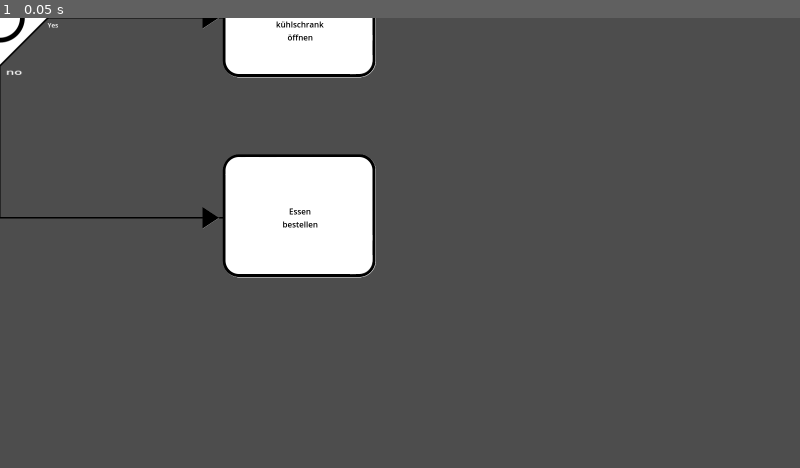
Above: before the commit, frame 1.
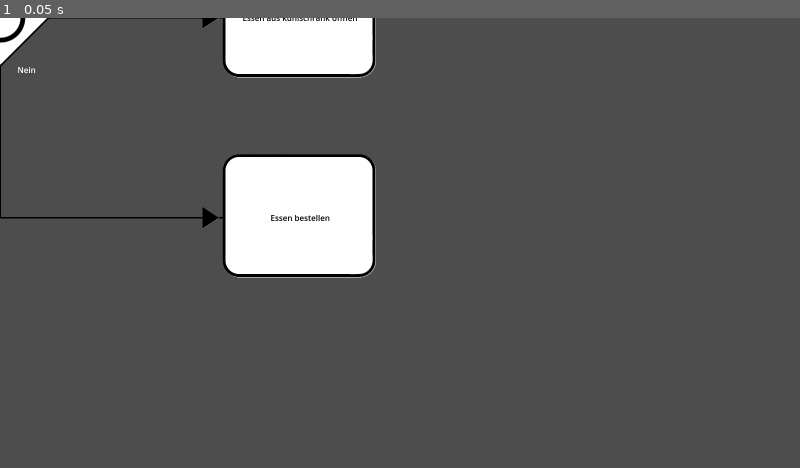
Above: after the commit, the same moment.

Repository: Beatlex/LLM-BPMN-Generator
Game: Godot game, scene res://Testing/TestFlow/TestFlowGateway.tscn
Same seed, same stepped clock (60 frames per second), same inputs: the game is played once before the commit and once after it. This scene is started directly instead of the project's main scene.
Inputs:
- Up to frame 1 (0.05 s): no input

The runs differ from the first frame. In frame 1, 0.4% of the frame differs, in the area x 0-45%, y 0-47%.

Commit message:
rendered first BPMN successfully

Diff:
--- a/GodotApp/BPMNAI/bpmnai-studio/Assets/bpmn/events/EndEvent2D.gd
+++ b/GodotApp/BPMNAI/bpmnai-studio/Assets/bpmn/events/EndEvent2D.gd
@@ -21,9 +21,8 @@
 @export var event_type: EventType = EventType.GENERIC:
 	set = _set_event_type
 
-@export var parent: String = ""
-@export var children: Array[String] = []
-@export var flows_to: Array[String] = []
+@export var parent: Array[String] = []
+
 
 ## -------------------------------------------------------------
 ## INTERNAL REFERENCES
@@ -76,9 +75,8 @@
 	element_name = element.get("name", "")
 	label.text   = element_name
 
-	parent      = element.get("parent", "")
-	children    = element.get("children", [])
-	flows_to    = element.get("flows_to", [])
+	parent      = element.get("parent", [])
+
 
 	# Typ mappen
 	var t = element.get("type", "")
--- a/GodotApp/BPMNAI/bpmnai-studio/Assets/bpmn/events/EndEvent2D.tscn
+++ b/GodotApp/BPMNAI/bpmnai-studio/Assets/bpmn/events/EndEvent2D.tscn
@@ -45,6 +45,6 @@
 position = Vector2(-163, 0)
 
 [node name="Area2D" type="CollisionShape2D" parent="Input/InputPort"]
-position = Vector2(1.8333588, 0)
-scale = Vector2(0.29830834, 0.5362802)
+position = Vector2(1.8333362, 0)
+scale = Vector2(0.0870023, 0.7150403)
 shape = SubResource("CircleShape2D_h1tgo")
--- a/GodotApp/BPMNAI/bpmnai-studio/Assets/bpmn/gateways/GatewayNode2D.gd
+++ b/GodotApp/BPMNAI/bpmnai-studio/Assets/bpmn/gateways/GatewayNode2D.gd
@@ -8,21 +8,30 @@
 @export var element_id: String = ""
 @export var element_name: String = ""
 
+# Neue Parameter (nicht invasiv)
+@export var element_output1: String = "Yes"
+@export var element_output2: String = "No"
+
+@export var element_parent_id: String = ""
+@export var element_children_ids: Array[String] = []
+
 @export var gateway_type: GatewayType = GatewayType.XOR:
 	set = _set_gateway_type
+
 
 ## -------------------------------------------------------------
 ## INTERNAL NODE REFERENCES
 ## -------------------------------------------------------------
 @onready var sprite: Sprite2D = $GatewayLogo
-@onready var label: Label   = $Label
+@onready var label: Label     = $Label
+# Output label nodes
+@onready var output_label_x: Label = $Output1
+@onready var output_label_y: Label = $Output2
 # Ports
-@onready var port_input: Area2D = $Input/InputPort
-@onready var port_output_x: Area2D = $OutputX/OutputPort
-@onready var port_output_y: Area2D = $OutputY/OutputPort
-# Output label nodes
-@onready var output_label_x: Label = $OutputX/Output1
-@onready var output_label_y: Label = $OutputY/Output2
+@onready var port_input: Area2D      = $Input/InputPort
+@onready var port_output_x: Area2D   = $OutputX/OutputPort
+@onready var port_output_y: Area2D   = $OutputY/OutputPort
+
 ## -------------------------------------------------------------
 ## TEXTURES
 ## -------------------------------------------------------------
@@ -31,13 +40,21 @@
 var tex_or    = preload("res://Assets/bpmn/gateways/OR_Gateway.png")
 var tex_empty = preload("res://Assets/bpmn/gateways/Gateway_Empty.png")
 
+
 ## -------------------------------------------------------------
 ## READY
 ## -------------------------------------------------------------
 func _ready():
 	_update_visuals()
+
+	# Haupttitel
 	if element_name != "":
 		label.text = element_name
+
+	# Output-Labels (mit Default)
+	output_label_x.text = element_output1 if element_output1 != "" else "Ja"
+	output_label_y.text = element_output2 if element_output2 != "" else "Nein"
+
 
 ## -------------------------------------------------------------
 ## SETTER (Fix für Editor Dropdown!)
@@ -46,14 +63,24 @@
 	gateway_type = value
 	_update_visuals()
 
+
 ## -------------------------------------------------------------
-## PUBLIC API – called by BPMNRenderer
+## PUBLIC API – setup from JSON
 ## -------------------------------------------------------------
 func setup_from_element(element: Dictionary) -> void:
 
-	element_id   = element.get("id", "")
-	element_name = element.get("name", "")
-	label.text   = element_name
+	element_id      = element.get("id", "")
+	element_name    = element.get("name", "")
+	label.text      = element_name
+
+	element_parent_id    = element.get("parent", "")
+	element_children_ids = element.get("children", [])
+
+	element_output1 = element.get("output1", element_output1)
+	element_output2 = element.get("output2", element_output2)
+
+	output_label_x.text = element_output1
+	output_label_y.text = element_output2
 
 	var t = element.get("type", "")
 
@@ -69,6 +96,7 @@
 
 	_update_visuals()
 
+
 ## -------------------------------------------------------------
 ## INTERNAL — Update visuals based on type
 ## -------------------------------------------------------------
@@ -79,15 +107,13 @@
 	match gateway_type:
 		GatewayType.XOR:
 			sprite.texture = tex_xor
-
 		GatewayType.AND:
 			sprite.texture = tex_and
-
 		GatewayType.OR:
 			sprite.texture = tex_or
-
 		GatewayType.EMPTY:
 			sprite.texture = tex_empty
+
 
 ## -------------------------------------------------------------
 ## PORT API
--- a/GodotApp/BPMNAI/bpmnai-studio/Assets/bpmn/gateways/gateway_node_2d.tscn
+++ b/GodotApp/BPMNAI/bpmnai-studio/Assets/bpmn/gateways/gateway_node_2d.tscn
@@ -13,7 +13,11 @@
 radius = 2.0
 
 [node name="GatewayNode2d" type="Node2D"]
+position = Vector2(1, 0)
 script = ExtResource("2_i4fo5")
+element_name = "Essen im Kühlschrank?"
+element_output1 = ""
+element_output2 = ""
 gateway_type = 2
 
 [node name="GatewayLogo" type="Sprite2D" parent="."]
@@ -25,16 +29,16 @@
 anchor_top = 1.0
 anchor_right = 0.5
 anchor_bottom = 1.0
-offset_left = -20.0
-offset_top = -128.0
-offset_right = 20.0
-offset_bottom = -105.0
+offset_left = -115.0
+offset_top = -142.0
+offset_right = 35.0
+offset_bottom = -119.0
 grow_horizontal = 2
 grow_vertical = 0
+scale = Vector2(1.5, 1.5)
 text = "Name"
 horizontal_alignment = 1
 vertical_alignment = 1
-autowrap_mode = 2
 metadata/_edit_use_anchors_ = true
 
 [node name="OutputX" type="Line2D" parent="."]
@@ -52,14 +56,6 @@
 scale = Vector2(1, 2)
 shape = SubResource("CircleShape2D_t46qg")
 
-[node name="Output1" type="Label" parent="OutputX"]
-offset_left = 117.0
-offset_top = 14.0
-offset_right = 144.0
-offset_bottom = 37.0
-scale = Vector2(18.168829, 2.0400014)
-text = "Yes"
-
 [node name="OutputY" type="Line2D" parent="."]
 position = Vector2(0, 81.00001)
 scale = Vector2(0.2, 0.107526794)
@@ -72,14 +68,6 @@
 [node name="Area2D" type="CollisionShape2D" parent="OutputY/OutputPort"]
 scale = Vector2(1.7, 1)
 shape = SubResource("CircleShape2D_xldx8")
-
-[node name="Output2" type="Label" parent="OutputY"]
-offset_left = 60.0
-offset_top = 148.80006
-offset_right = 80.0
-offset_bottom = 171.80006
-scale = Vector2(8.072052, 8.628012)
-text = "no"
 
 [node name="Input" type="Line2D" parent="."]
 position = Vector2(-89.00001, 0)
@@ -94,3 +82,39 @@
 position = Vector2(-11.580688, 0)
 scale = Vector2(1, 2)
 shape = SubResource("CircleShape2D_bu7s8")
+
+[node name="Output1" type="Label" parent="."]
+anchors_preset = 7
+anchor_left = 0.5
+anchor_top = 1.0
+anchor_right = 0.5
+anchor_bottom = 1.0
+offset_left = 107.0
+offset_top = -37.0
+offset_right = 147.0
+offset_bottom = -14.0
+grow_horizontal = 2
+grow_vertical = 0
+text = "Output1"
+horizontal_alignment = 1
+vertical_alignment = 1
+autowrap_mode = 2
+metadata/_edit_use_anchors_ = true
+
+[node name="Output2" type="Label" parent="."]
+anchors_preset = 7
+anchor_left = 0.5
+anchor_top = 1.0
+anchor_right = 0.5
+anchor_bottom = 1.0
+offset_left = 33.0
+offset_top = 92.0
+offset_right = 73.0
+offset_bottom = 115.0
+grow_horizontal = 2
+grow_vertical = 0
+text = "Output2"
+horizontal_alignment = 1
+vertical_alignment = 1
+autowrap_mode = 2
+metadata/_edit_use_anchors_ = true
--- a/GodotApp/BPMNAI/bpmnai-studio/Assets/bpmn/nodes/FlowLine2D.tscn
+++ b/GodotApp/BPMNAI/bpmnai-studio/Assets/bpmn/nodes/FlowLine2D.tscn
@@ -12,7 +12,7 @@
 joint_mode = 1
 
 [node name="ArrowHead" type="Sprite2D" parent="."]
-position = Vector2(24, 0)
+position = Vector2(3, 0)
 scale = Vector2(0.3, 0.3)
 texture = ExtResource("2_hadh3")
 region_enabled = true
--- a/GodotApp/BPMNAI/bpmnai-studio/Assets/bpmn/tasks/TaskNode2D.gd
+++ b/GodotApp/BPMNAI/bpmnai-studio/Assets/bpmn/tasks/TaskNode2D.gd
@@ -1,7 +1,7 @@
 extends Node2D
 
 ## -------------------------------------------------------------
-## ENUM – Welche Task-Art soll das Icon bestimmen?
+## ENUM – Welche Task-Art bestimmt das Icon
 ## -------------------------------------------------------------
 enum TaskType {
 	EMPTY,
@@ -18,14 +18,19 @@
 @export var element_id: String = ""
 @export var element_name: String = ""
 
+# Auto-Assign: Default IMMER EMPTY
 @export var task_type: TaskType = TaskType.EMPTY:
 	set = _set_task_type
+
+@export var element_parent_id: String = ""
+@export var element_children_ids: Array[String] = []
+
 
 ## -------------------------------------------------------------
 ## INTERNAL NODE REFERENCES
 ## -------------------------------------------------------------
 @onready var sprite: Sprite2D = $TaskLogo
-@onready var label: Label   = $Label
+@onready var label: Label     = $Label
 
 # Ports
 @onready var port_input: Area2D  = $Input/InputPort
@@ -35,18 +40,20 @@
 ## -------------------------------------------------------------
 ## TEXTURES
 ## -------------------------------------------------------------
-var tex_empty               = preload("res://Assets/bpmn/tasks/Task_EmptyTemplate.png")
-var tex_manual              = preload("res://Assets/bpmn/tasks/Task_Manual.png")
-var tex_receive             = preload("res://Assets/bpmn/tasks/Task_Receive.png")
+var tex_empty                = preload("res://Assets/bpmn/tasks/Task_EmptyTemplate.png")
+var tex_manual               = preload("res://Assets/bpmn/tasks/Task_Manual.png")
+var tex_receive              = preload("res://Assets/bpmn/tasks/Task_Receive.png")
 var tex_receive_instantiated = preload("res://Assets/bpmn/tasks/Task_Receive_instantiated.png")
-var tex_script              = preload("res://Assets/bpmn/tasks/Task_Script.png")
-var tex_service             = preload("res://Assets/bpmn/tasks/Task_Service.png")
+var tex_script               = preload("res://Assets/bpmn/tasks/Task_Script.png")
+var tex_service              = preload("res://Assets/bpmn/tasks/Task_Service.png")
+
 
 ## -------------------------------------------------------------
 ## READY
 ## -------------------------------------------------------------
 func _ready():
 	_update_visuals()
+
 	if element_name != "":
 		label.text = element_name
 
@@ -58,8 +65,9 @@
 	task_type = value
 	_update_visuals()
 
+
 ## -------------------------------------------------------------
-## PUBLIC API – Für den Renderer
+## PUBLIC API – setup from JSON
 ## -------------------------------------------------------------
 func setup_from_element(element: Dictionary) -> void:
 
@@ -67,6 +75,10 @@
 	element_name = element.get("name", "")
 	label.text   = element_name
 
+	element_parent_id    = element.get("parent", "")
+	element_children_ids = element.get("children", [])
+
+	# Auto-Assign fallback: EMPTY
 	var t = element.get("type", "")
 
 	match t:
@@ -81,9 +93,10 @@
 		"task_service":
 			task_type = TaskType.SERVICE
 		_:
-			task_type = TaskType.EMPTY
+			task_type = TaskType.EMPTY   # Always fallback
 
 	_update_visuals()
+
 
 ## -------------------------------------------------------------
 ## INTERNAL – Updated the proper icon
@@ -106,8 +119,9 @@
 		TaskType.SERVICE:
 			sprite.texture = tex_service
 
+
 ## -------------------------------------------------------------
-## PORT API – Konsistent zum Gateway!
+## PORT API – Konsistent zum Gateway
 ## -------------------------------------------------------------
 func get_input_ports() -> Array:
 	return [port_input]
--- a/GodotApp/BPMNAI/bpmnai-studio/Assets/bpmn/tasks/TaskNode2D.tscn
+++ b/GodotApp/BPMNAI/bpmnai-studio/Assets/bpmn/tasks/TaskNode2D.tscn
@@ -12,7 +12,6 @@
 [node name="TaskNode2D" type="Node2D"]
 script = ExtResource("1_fpxuv")
 element_name = "Test LNO"
-task_type = 5
 
 [node name="TaskLogo" type="Sprite2D" parent="."]
 position = Vector2(2, 0)
@@ -36,7 +35,6 @@
 theme_override_colors/font_color = Color(0, 0, 0, 1)
 horizontal_alignment = 1
 vertical_alignment = 1
-autowrap_mode = 2
 metadata/_edit_use_anchors_ = true
 
 [node name="Output" type="Line2D" parent="."]
--- a/GodotApp/BPMNAI/bpmnai-studio/Scripts/engine/layout/LayoutEngine.gd
+++ b/GodotApp/BPMNAI/bpmnai-studio/Scripts/engine/layout/LayoutEngine.gd
@@ -103,3 +103,61 @@
 		pts.append(end)
 
 	return pts
+
+	# -------------------------------------------------------------------
+# 5) Merge-Routing für Ziele mit mehreren eingehenden Flows
+# -------------------------------------------------------------------
+func route_merge_to_target(
+		source_nodes: Array,
+		source_ports: Array,
+		target_node,
+		target_port: Area2D
+	) -> Dictionary:
+
+	var result := {}
+
+	# 1) Alle Startpositionen sammeln
+	var starts: Array = []
+	for i in range(source_nodes.size()):
+		starts.append(source_nodes[i].get_port_global_position(source_ports[i]))
+
+	# 2) Zielposition
+	var end_pos: Vector2 = target_node.get_port_global_position(target_port)
+
+	# 3) Halbpunkt der horizontalen Strecke
+	#    -> Stränge laufen bis zur Hälfte parallel
+	var max_start_x := -999999.0
+	for s in starts:
+		if s.x > max_start_x:
+			max_start_x = s.x
+
+	var half_x = lerp(max_start_x, end_pos.x, 0.5)
+
+	# 4) Merge-Y = Mittelwert aller Starts
+	var sum_y := 0.0
+	for s in starts:
+		sum_y += s.y
+	var merge_y := sum_y / starts.size()
+
+	# 5) Für jeden Startpfad erzeugen
+	for i in range(starts.size()):
+		var s: Vector2 = starts[i]
+		var pts := PackedVector2Array()
+
+		# 1. Startpunkt
+		pts.append(s)
+
+		# 2. Erst bis zur halben Strecke (parallel!)
+		var half_point := Vector2(half_x, s.y)
+		pts.append(half_point)
+
+		# 3. Von halber Strecke auf Merge-Y
+		var merge_point := Vector2(half_x, merge_y)
+		pts.append(merge_point)
+
+		# 4. Von dort direkt in den EndEvent-Port
+		pts.append(end_pos)
+
+		result[source_nodes[i]] = pts
+
+	return result
--- /dev/null
+++ b/GodotApp/BPMNAI/bpmnai-studio/Testing/TestFlow/TestBPMNDiagram.gd
@@ -0,0 +1,104 @@
+extends Node2D
+
+@onready var layout       : LayoutEngine = $LayoutEngine
+@onready var start_event                = $StartEvent
+@onready var task_a                     = $TaskA
+@onready var gateway                    = $Gateway
+@onready var task_yes                   = $TaskYes
+@onready var task_no                    = $TaskNo
+@onready var end_event                  = $EndEvent
+
+@onready var flow_start_task  = $Flow_Start_Task
+@onready var flow_task_gw     = $Flow_Task_Gateway
+@onready var flow_gw_yes      = $Flow_GW_Yes
+@onready var flow_gw_no       = $Flow_GW_No
+@onready var flow_yes_end     = $Flow_Yes_End
+@onready var flow_no_end      = $Flow_No_End
+
+
+func _ready():
+	_set_positions()
+
+	# 1) Start → TaskA
+	_connect_flow(flow_start_task, start_event, 0, task_a, 0)
+
+	# 2) TaskA → Gateway
+	_connect_flow(flow_task_gw, task_a, 0, gateway, 0)
+
+	# 3) Gateway → TaskYes (X-Output)
+	_connect_flow(flow_gw_yes, gateway, 0, task_yes, 0)
+
+	# 4) Gateway → TaskNo (Y-Output)
+	_connect_flow(flow_gw_no, gateway, 1, task_no, 0)
+
+	# 5) TaskYes → EndEvent  (wird gleich überschrieben)
+	_connect_flow(flow_yes_end, task_yes, 0, end_event, 0)
+
+	# 6) TaskNo → EndEvent   (wird gleich überschrieben)
+	_connect_flow(flow_no_end, task_no, 0, end_event, 0)
+
+	# 7) Nun den Merge anwenden → überschreibt die Endlinien
+	_connect_end_merges()
+
+func _set_positions():
+
+	# BPMN-friendly margins
+	var H_SPACING := 400     # horizontal spacing between elements
+	var V_SPACING := 400     # vertical spacing for branches
+
+	# Start lane (Y = 200)
+	var Y_MAIN := 200
+
+	# Branch lane (No = below)
+	var Y_BRANCH := Y_MAIN + V_SPACING   # → 600
+
+	# 1) Start Event
+	start_event.position = Vector2(100, Y_MAIN)
+
+	# 2) Task A
+	task_a.position = start_event.position + Vector2(H_SPACING, 0)
+
+	# 3) Gateway
+	gateway.position = task_a.position + Vector2(H_SPACING, 0)
+
+	# 4) YES Task (Gerade Linie)
+	task_yes.position = gateway.position + Vector2(H_SPACING + 200, 0)
+
+	# 5) NO Task (ein Strang tiefer)
+	task_no.position = gateway.position + Vector2(H_SPACING + 200, V_SPACING)
+
+	# 6) End Event mittig zwischen yes/no
+	var end_x = task_yes.position.x + H_SPACING
+	var end_y = (task_yes.position.y + task_no.position.y) / 2.0  # Durchschnitt
+
+	end_event.position = Vector2(end_x, end_y)
+
+
+
+func _connect_flow(flow: Node2D, from_node, from_out_idx: int, to_node, to_in_idx: int):
+	var out_port: Area2D = from_node.get_output_ports()[from_out_idx]
+	var in_port : Area2D = to_node.get_input_ports()[to_in_idx]
+
+	# nutzt die rückwärtskompatible Variante:
+	# route_between_ports(source_port, target_port, flow_line)
+	layout.route_between_ports(out_port, in_port, flow)
+
+func _connect_end_merges():
+	var sources = [task_yes, task_no]
+	var ports   = [
+		task_yes.get_output_ports()[0],
+		task_no.get_output_ports()[0]
+	]
+
+	var end_port = end_event.get_input_ports()[0]
+
+	var merged := layout.route_merge_to_target(
+		sources,
+		ports,
+		end_event,
+		end_port
+	)
+
+	# jetzt setzen wir die Flow-Linien
+	flow_yes_end.setup( merged[task_yes] )
+	flow_no_end.setup( merged[task_no] )
--- /dev/null
+++ b/GodotApp/BPMNAI/bpmnai-studio/Testing/TestFlow/TestBPMNDiagram.tscn
@@ -0,0 +1,54 @@
+[gd_scene load_steps=8 format=3 uid="uid://htc6dv6fkasm"]
+
+[ext_resource type="Script" uid="uid://dje4amhfmtlcs" path="res://Testing/TestFlow/TestBPMNDiagram.gd" id="1_7t2tb"]
+[ext_resource type="Script" uid="uid://cjor4fffx3mqm" path="res://Scripts/engine/layout/LayoutEngine.gd" id="2_mawia"]
+[ext_resource type="PackedScene" uid="uid://d3p008xqba2lp" path="res://Assets/bpmn/events/StartEvent2D.tscn" id="3_1xp7o"]
+[ext_resource type="PackedScene" uid="uid://cdu8h4mxpafr6" path="res://Assets/bpmn/tasks/TaskNode2D.tscn" id="4_7uaod"]
+[ext_resource type="PackedScene" uid="uid://brsep0cjwxvvu" path="res://Assets/bpmn/gateways/gateway_node_2d.tscn" id="5_kse2x"]
+[ext_resource type="PackedScene" uid="uid://ckgxtpcj6g6yn" path="res://Assets/bpmn/events/EndEvent2D.tscn" id="6_fnykw"]
+[ext_resource type="PackedScene" uid="uid://c7orbi1jay6mb" path="res://Assets/bpmn/nodes/FlowLine2D.tscn" id="7_mawia"]
+
+[node name="TestBpmnDiagram" type="Node2D"]
+script = ExtResource("1_7t2tb")
+
+[node name="LayoutEngine" type="Node" parent="."]
+script = ExtResource("2_mawia")
+
+[node name="StartEvent" parent="." instance=ExtResource("3_1xp7o")]
+element_id = "0"
+
+[node name="Flow_Start_Task" parent="." instance=ExtResource("7_mawia")]
+
+[node name="TaskA" parent="." instance=ExtResource("4_7uaod")]
+element_id = "1"
+element_name = "Kühlschrank Checken"
+task_type = 1
+
+[node name="Flow_Task_Gateway" parent="." instance=ExtResource("7_mawia")]
+
+[node name="Gateway" parent="." instance=ExtResource("5_kse2x")]
+element_id = "2"
+element_name = "Ist Essen vorhanden?"
+
+[node name="Flow_GW_Yes" parent="." instance=ExtResource("7_mawia")]
+
+[node name="TaskYes" parent="." instance=ExtResource("4_7uaod")]
+element_id = "3"
+element_name = "Essen aus Kühlschrank holen."
+
+[node name="Flow_GW_No" parent="." instance=ExtResource("7_mawia")]
+
+[node name="TaskNo" parent="." instance=ExtResource("4_7uaod")]
+element_id = "3.1"
+element_name = "Essen bestellen"
+
+[node name="Flow_Yes_End" parent="." instance=ExtResource("7_mawia")]
+
+[node name="Flow_No_End" parent="." instance=ExtResource("7_mawia")]
+
+[node name="EndEvent" parent="." instance=ExtResource("6_fnykw")]
+element_id = "4"
+
+[node name="Camera2D" type="Camera2D" parent="."]
+offset = Vector2(900, 400)
+zoom = Vector2(0.6, 0.6)
--- a/GodotApp/BPMNAI/bpmnai-studio/bpmn/model/BPMNElement.gd
+++ /dev/null
@@ -1,11 +0,0 @@
-extends Node
-
-
-# Called when the node enters the scene tree for the first time.
-func _ready() -> void:
-	pass # Replace with function body.
-
-
-# Called every frame. 'delta' is the elapsed time since the previous frame.
-func _process(delta: float) -> void:
-	pass
--- a/GodotApp/BPMNAI/bpmnai-studio/bpmn/model/BPMNFlow.gd
+++ /dev/null
@@ -1,11 +0,0 @@
-extends Node
-
-
-# Called when the node enters the scene tree for the first time.
-func _ready() -> void:
-	pass # Replace with function body.
-
-
-# Called every frame. 'delta' is the elapsed time since the previous frame.
-func _process(delta: float) -> void:
-	pass
--- a/GodotApp/BPMNAI/bpmnai-studio/bpmn/model/BPMNModel.gd
+++ /dev/null
@@ -1,11 +0,0 @@
-extends Node
-
-
-# Called when the node enters the scene tree for the first time.
-func _ready() -> void:
-	pass # Replace with function body.
-
-
-# Called every frame. 'delta' is the elapsed time since the previous frame.
-func _process(delta: float) -> void:
-	pass
Not shown, added: GodotApp/BPMNAI/bpmnai-studio/Testing/TestFlow/TestBPMNDiagram.gd.uid
Not shown, removed: GodotApp/BPMNAI/bpmnai-studio/bpmn/model/BPMNElement.gd.uid
Not shown, removed: GodotApp/BPMNAI/bpmnai-studio/bpmn/model/BPMNFlow.gd.uid
Not shown, removed: GodotApp/BPMNAI/bpmnai-studio/bpmn/model/BPMNModel.gd.uid
